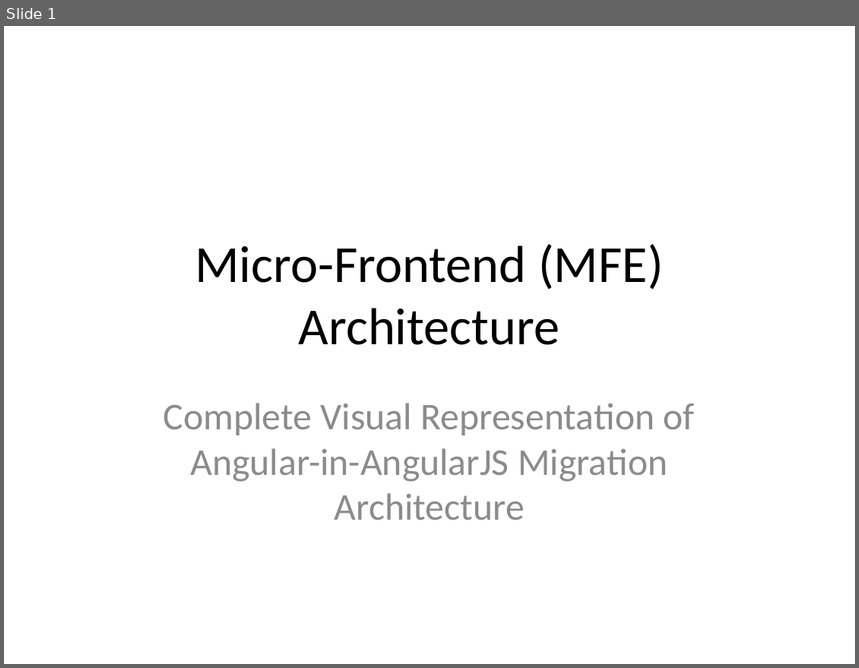
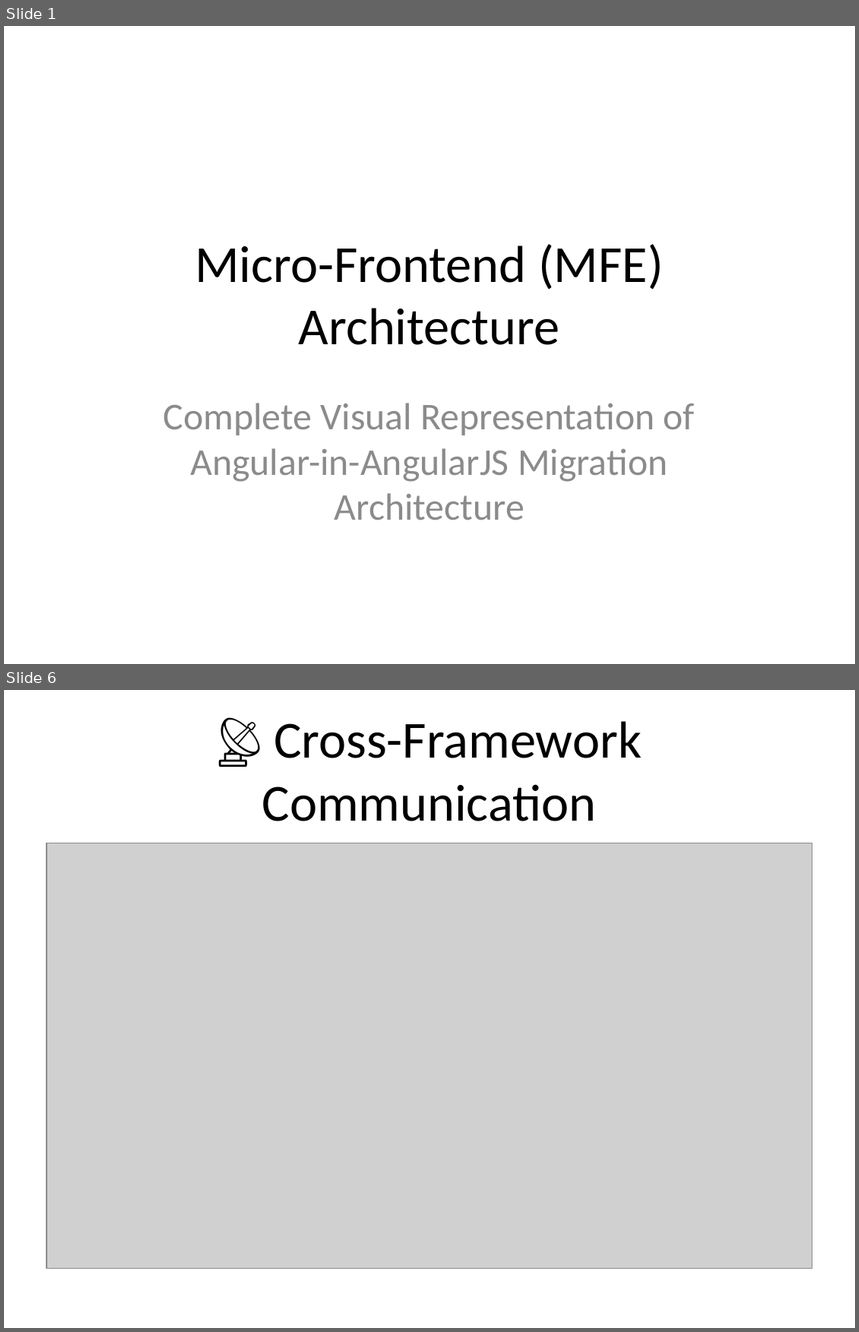
Before and after one commit to mainul-islam-faruqi/migration-from-Angularjs-to-angular, a slide deck: MFE_Architecture_Diagram.pptx. Shown one above the other, each under a label of ours: slide 1 before the commit, slides 1 and 6 after it; the slides between them are not shown. The pictures are 859x668 and 859x1332 pixels, drawn with LibreOffice and Linux fonts; fonts in the diff are those of the drawing; grey boxes stand for pictures. Boxes give left, top, right and bottom in pixels: in the first picture for what was removed or moved away, otherwise in the second. Text is boxed around its words. In the diff, an @@ line names an element or a change of style, - is before the commit and + after.

```diff
--- a/MFE_Architecture_Diagram.pptx
+++ b/MFE_Architecture_Diagram.pptx
@@ slide 6 added at bbox=[4, 690, 855, 1328], background #FFFFFF @@
@@ title added at bbox=[262, 721, 642, 821], 44 pt, text #000000 @@
+📡 Cross-Framework Communication
@@ picture added at bbox=[47, 844, 813, 1269] @@
```
Also in this commit, not shown: 12 other slides added, 12 slides removed, 7 other files.
